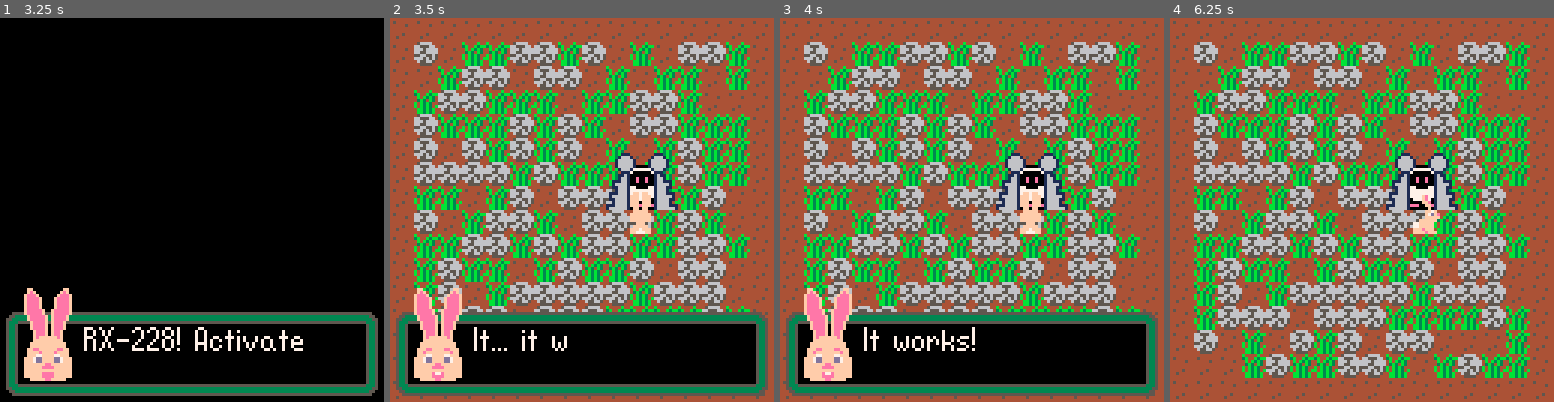
Above: before the commit, frames 1-4 (left to right).
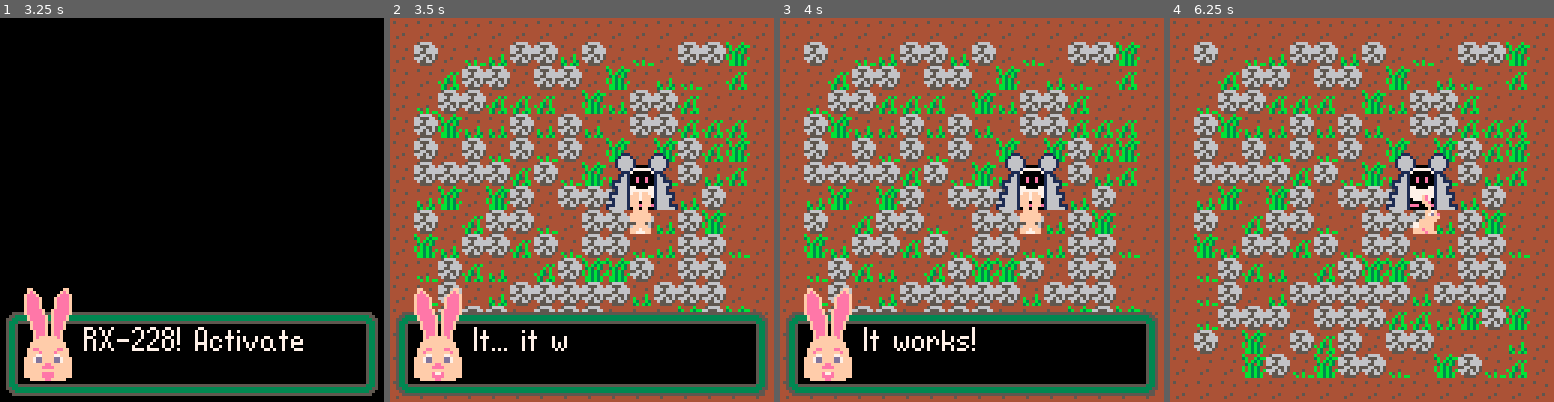
Above: after the commit, the same moments.

Repository: DeCarabas/pico_carts
Game: PICO-8 cartridge robo.p8
The game is run twice, just before and just after one commit, with the same random seed, the same clock (stepped at 60 frames per second) and the same inputs.
Inputs:
- Up to frame 1 (3.25 s): tap X (X key) at 0.33, 1.07, 1.85, 2.97 s; tap O (Z key) at 0.7, 1.7, 2.1, 2.5, 2.9 s; hold Right 1.6-2.1 s; hold Up 2.15-2.42 s; hold Right 2.47-3.03 s; hold Left from 3.08 s (still down)
- Up to frame 2 (3.5 s): keep holding Left; tap O (Z key) at 3.3 s
- Up to frame 3 (4 s): release Left at 3.58 s; hold Down 3.63-3.97 s; tap O (Z key) at 3.7 s
- Up to frame 4 (6.25 s): hold Right 4.02-4.68 s; tap X (X key) at 4.08, 5.2 s; tap O (Z key) every 0.4 s from 4.1 to 6.1 s; hold Up 4.73-5.03 s; hold Left 5.08-5.68 s; hold Down 5.73-6.03 s; hold Right from 6.08 s (still down)

Frame 1 is identical in both runs. In frame 2, 9.9% of the frame differs, in the area x 6-94%, y 6-77%; in frame 3, 9.9%; in frame 4, 12%, in the area x 6-94%, y 6-94%.

Commit message:
Recover plant data from map

Diff:
--- a/robo.p8
+++ b/robo.p8
@@ -106,7 +106,10 @@
  chapter=0
 
  -- init the item sprite layer
- place_rand(80,147) --grass
+ place_rand(20,144) --grass
+ place_rand(20,145) --grass
+ place_rand(20,146) --grass
+ place_rand(20,147) --grass
  place_rand(80,65)  --rock
 end
 
@@ -165,6 +168,7 @@
 
 function init_game()
  init_items()
+ init_plants()
  init_menu()
  init_time()
  init_base()
@@ -689,28 +693,45 @@
 -- plants and items
 grass={
  name="grass",
- rate=0.025,
+ rate=0.0025,
  stages={144,145,146,147}
 }
 mum={
  name="mum",
- rate=0.025,
+ rate=0.0025,
  stages={160,161,162,163}
 }
 
 plant_classes={grass,mum}
 
--- init the reverse-lookup table
--- for the plant data.
-plant_spr={}
-for p in all(plant_classes) do
- for s in all(p.stages) do
-  plant_spr[s]=p
- end
-end
-
--- these are all the live plants
-plants={}
+function init_plants()
+ -- init the reverse-lookup
+ -- table for the plant data.
+ plant_spr={}
+ for p in all(plant_classes) do
+  for s in all(p.stages) do
+   plant_spr[s]=p
+  end
+ end
+
+ -- these are all the live
+ -- plants
+ plants={}
+ for y=1,15 do
+  for x=1,15 do
+   local sp,age=mget(32+x,y),1
+   local pl=plant_spr[sp]
+   if pl~=nil then
+    while pl.stages[age]~=sp do
+     age+=1
+    end
+    add(
+     plants,
+     {age=age,x=x,y=y,cls=pl})
+   end
+  end
+ end
+end
 
 function update_plants()
  for p in all(plants) do
@@ -736,6 +757,13 @@
  end
 end
 
+function add_plant(p,st,tx,ty)
+ add(
+  plants,
+  {age=1,x=tx,y=ty,cls=p})
+ mset(tx+32,ty,p.stages[st])
+end
+
 function i_plant(item,tx,ty)
  if map_flag(tx,ty,1) then
   buzz()
@@ -749,10 +777,7 @@
 
  energy_level-=plant_cost
  local p=item.plant
- add(
-  plants,
-  {age=1,x=tx,y=ty,cls=p})
- mset(tx+32,ty,p.stages[1])
+ add_plant(p,1,tx,ty)
 end
 
 function i_grab(item,tx,ty)
